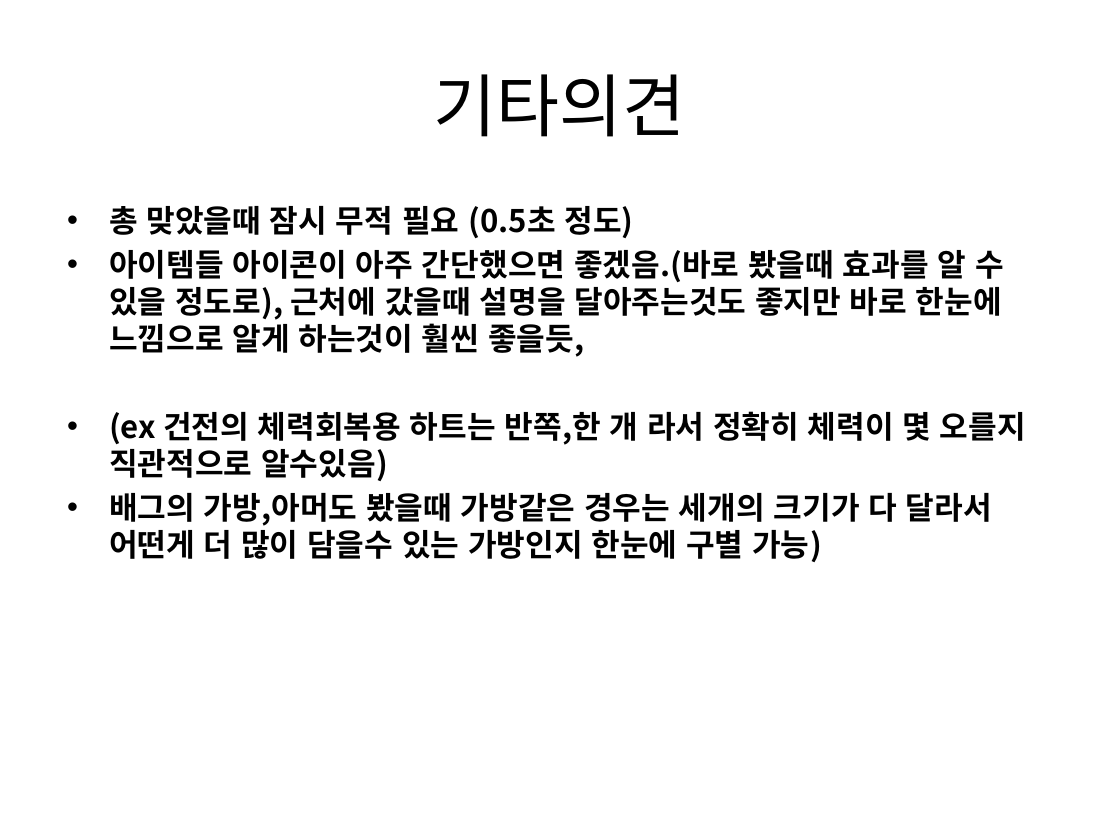
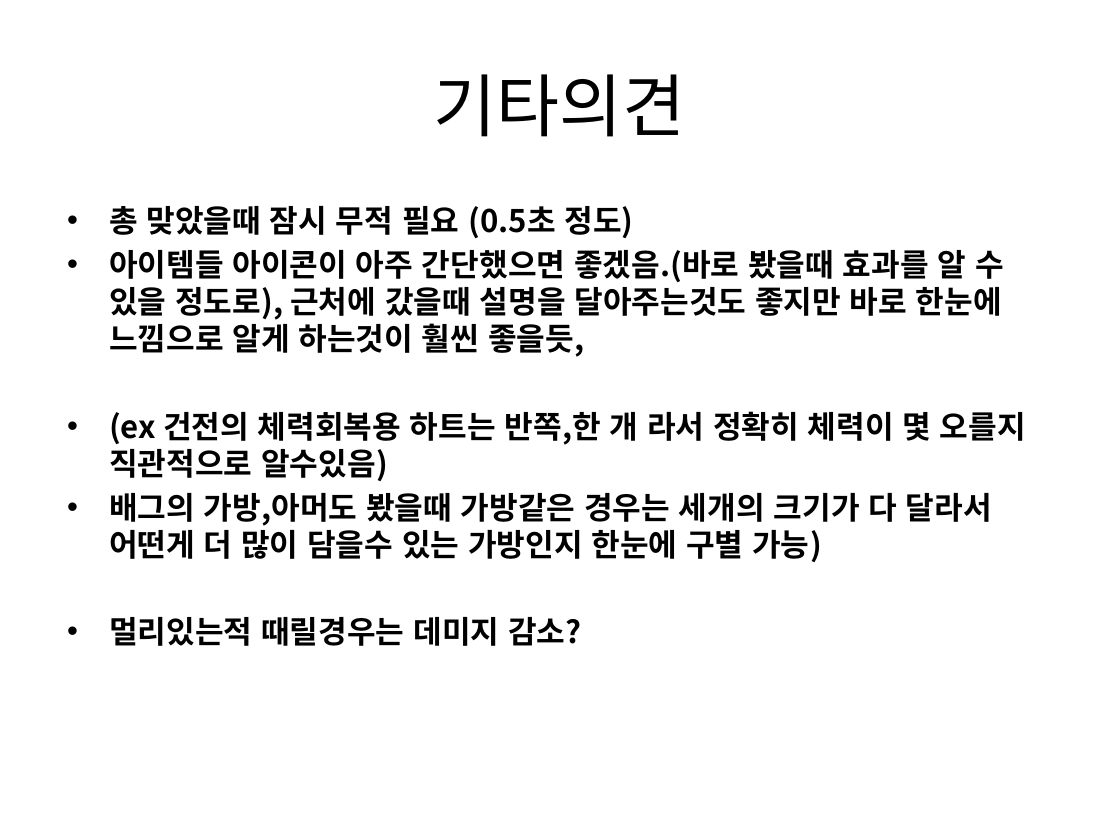
Before and after one commit to gkdlgndpdu/EscapeJail, a slide deck: slide 12 of EscapeJail/Assets/기획/스테이지1기획.pptx. Drawn at 1120x840 pixels with LibreOffice and Linux fonts; fonts in the diff are those of the drawing. Boxes give left, top, right and bottom in pixels: in the first picture for what was removed or moved away, otherwise in the second. Text is boxed around its words. In the diff, an @@ line names an element or a change of style, - is before the commit and + after.

```diff
--- a/EscapeJail/Assets/기획/스테이지1기획.pptx
+++ b/EscapeJail/Assets/기획/스테이지1기획.pptx
@@ text at [109,617,582,646]: paragraph added @@
+• 멀리있는적 때릴경우는 데미지 감소?
```
Also in this commit, not shown: 4 other files.
